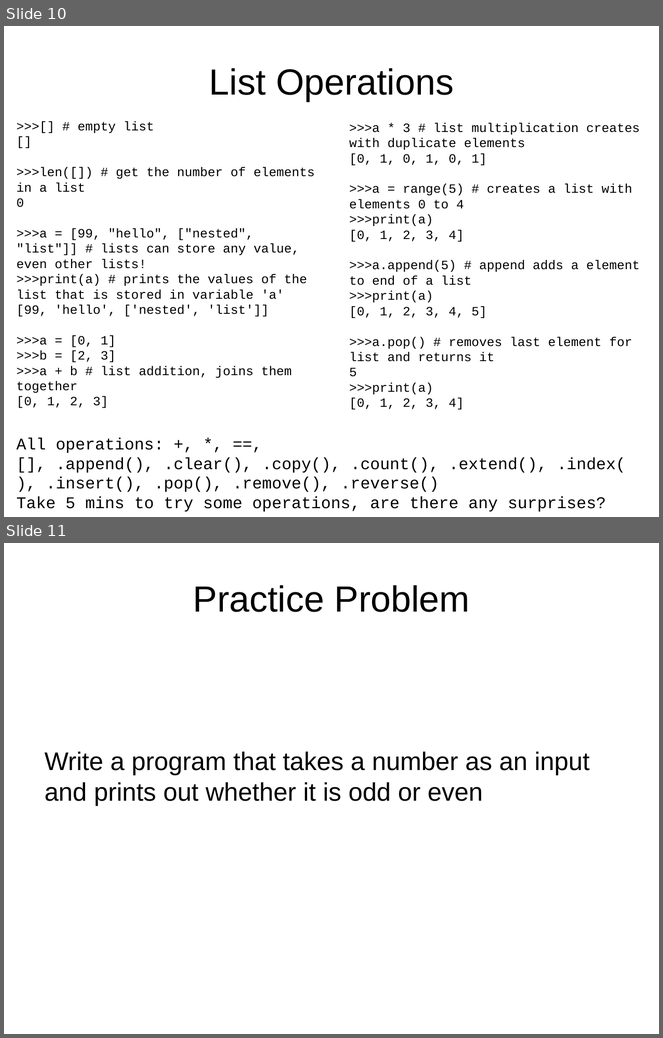
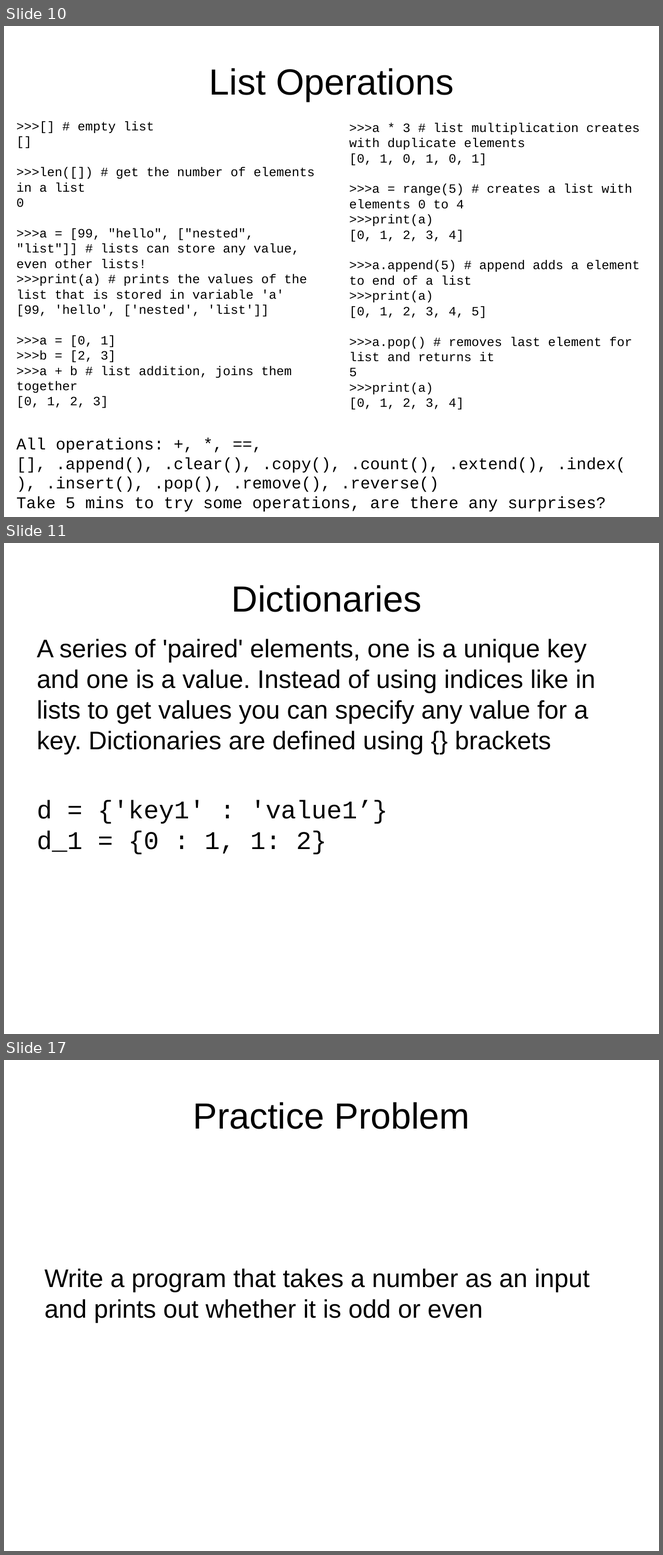
Before and after one commit to jyesselm/Chem991E, a slide deck: 01_introduction_to_python/slides.pptx. Shown one above the other, each under a label of ours: slides 10 and 11 before the commit, slides 10, 11 and 17 after it; the slides between them are not shown. The pictures are 663x1038 and 663x1555 pixels, drawn with LibreOffice and Linux fonts; fonts in the diff are those of the drawing. Boxes give left, top, right and bottom in pixels: in the first picture for what was removed or moved away, otherwise in the second. Text is boxed around its words. In the diff, an @@ line names an element or a change of style, - is before the commit and + after.

```diff
--- a/01_introduction_to_python/slides.pptx
+++ b/01_introduction_to_python/slides.pptx
@@ slide 11 added at box(4, 543, 659, 1034), background #FFFFFF @@
@@ title added at box(232, 585, 422, 612), 40 pt, text #000000 @@
+Dictionaries
@@ text added at box(37, 639, 596, 755), 28 pt, text #000000 @@
+A series of 'paired' elements, one is a unique key and one is a value. Instead of using indices like in lists to get values you can specify any value for a key. Dictionaries are defined using {} brackets
@@ text added at box(37, 800, 388, 855), 28 pt, text #000000 @@
+d = {'key1' : 'value1’}
+d_1 = {0 : 1, 1: 2}
@@ what was slide 11 is now slide 17 @@
```
Also in this commit, not shown: 5 other slides added, 3 other files.
